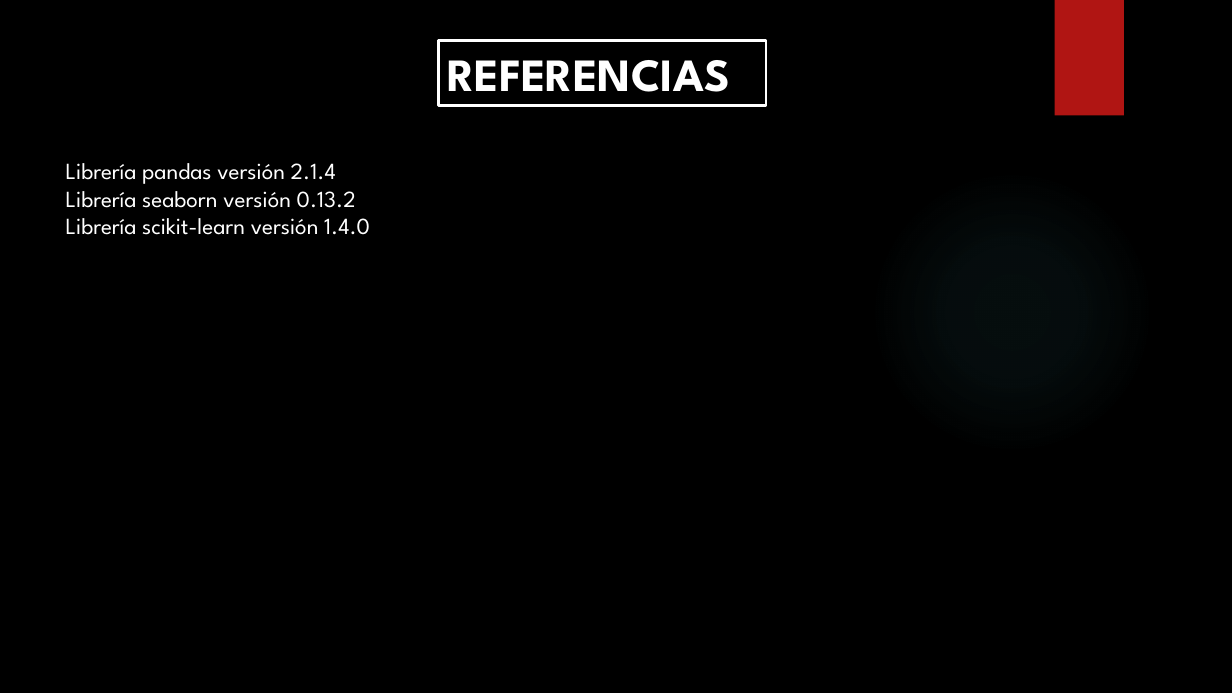
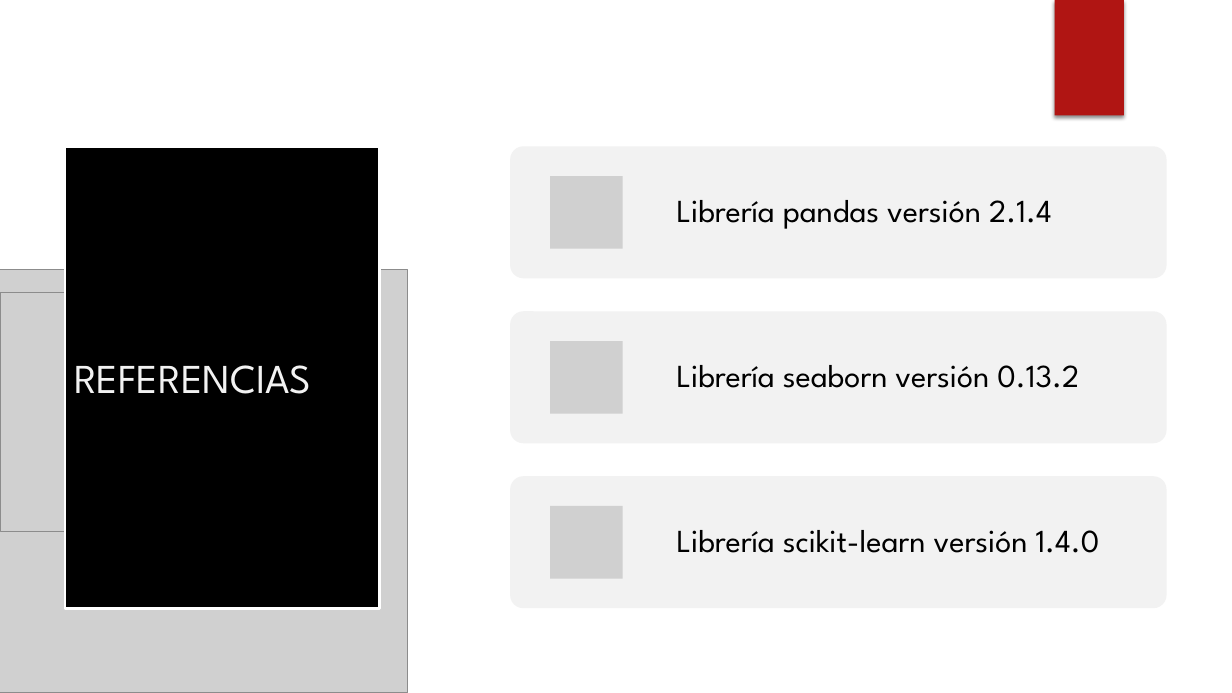
Before and after one commit to Isaac244/Proyecto_Machine_Learning, a slide deck: slide 37 of PROYECTO-MACHINE-LEARNING.pptx. Drawn at 1232x693 pixels with LibreOffice and Linux fonts; fonts in the diff are those of the drawing; grey boxes stand for pictures; background and template pictures are left out. Boxes give left, top, right and bottom in pixels: in the first picture for what was removed or moved away, otherwise in the second. Text is boxed around its words. In the diff, an @@ line names an element or a change of style, - is before the commit and + after.

```diff
--- a/PROYECTO-MACHINE-LEARNING.pptx
+++ b/PROYECTO-MACHINE-LEARNING.pptx
@@ freeform shape added at bbox=[399, 0, 456, 375], fill #FFFFFF at 20% opacity @@
@@ freeform shape added at bbox=[421, 0, 1232, 693], fill #FFFFFF @@
@@ picture added at bbox=[809, 0, 970, 116] @@
@@ rectangle removed at bbox=[1055, 0, 1124, 116] @@
@@ rectangle added at bbox=[1055, 0, 1124, 116], fill #B01513 @@
@@ rectangle "REFERENCIAS": place and size @@
-rectangle "REFERENCIAS" at bbox=[438, 41, 766, 106]
+rectangle "REFERENCIAS" at bbox=[65, 146, 379, 608]
@@ rectangle "REFERENCIAS" at bbox=[65, 146, 379, 608]: size 36 to 32 pt, text colour #FFFFFF to #F2F2F2, bold off; more space between paragraphs @@
@@ text removed at bbox=[66, 163, 370, 235] @@
-Librería pandas versión 2.1.4
-Librería seaborn versión 0.13.2
-Librería scikit-learn versión 1.4.0
@@ ellipse at bbox=[870, 169, 1154, 454]: fill gradient #50B9C1 to gradient #F3F3F3 @@
@@ ellipse added at bbox=[870, 169, 1154, 454], fill gradient #F3F3F3 @@
@@ picture added at bbox=[0, 270, 408, 693] @@
@@ picture added at bbox=[0, 292, 153, 531] @@
@@ group added at bbox=[510, 146, 1166, 608]: 3 rounded rectangles, 3 pictures, 3 texts @@
+Librería pandas versión 2.1.4
+Librería seaborn versión 0.13.2
+Librería scikit-learn versión 1.4.0
@@ picture added at bbox=[870, 616, 970, 693] @@
```
Also in this commit, not shown: 3 other slides changed.
